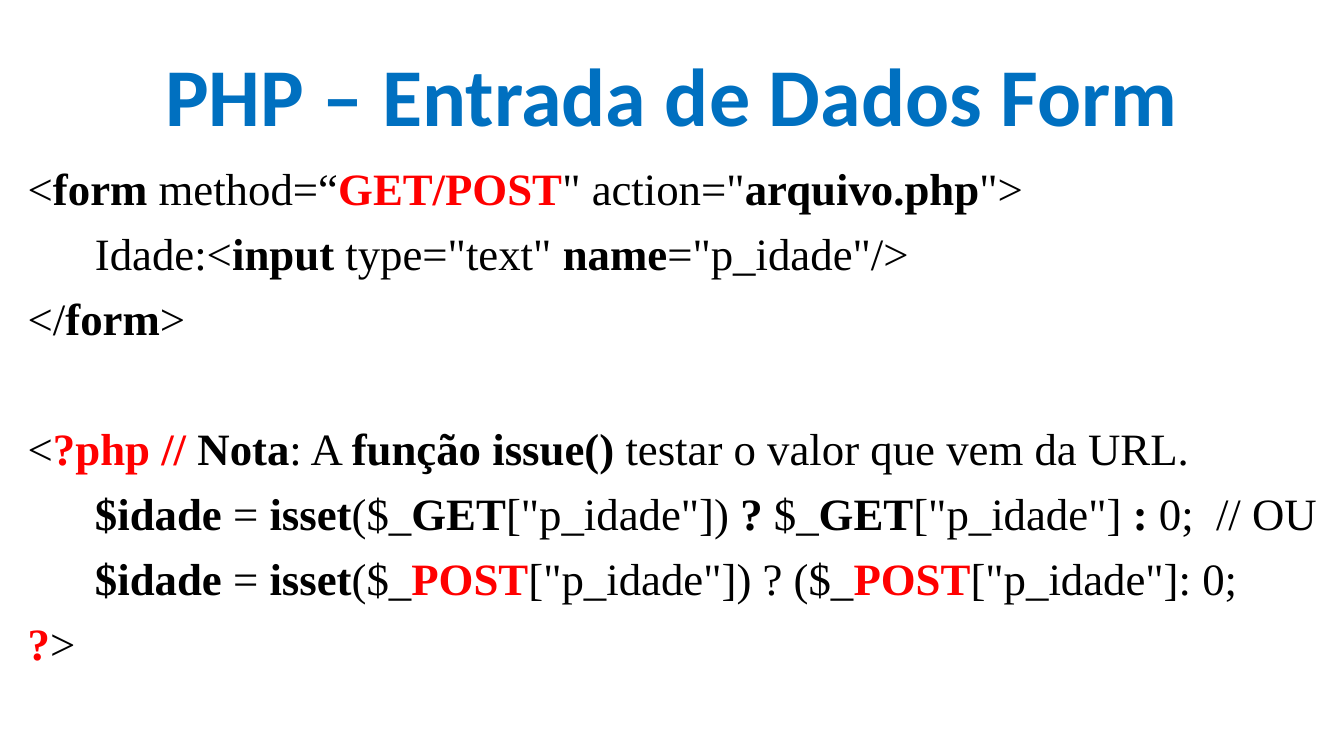
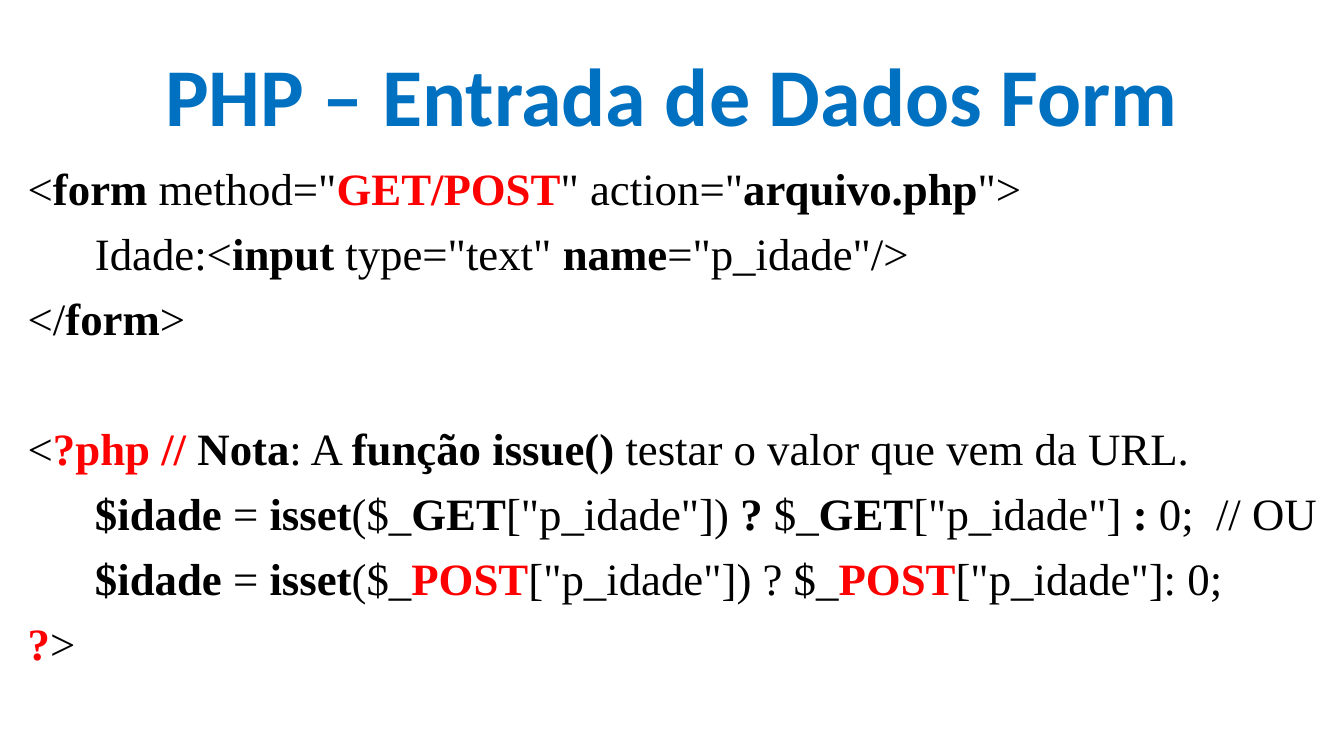
Before and after one commit to CloudEducationBrazil/WydenDesenvolvimentoWebPHP, a slide deck: slide 48 of 01 Classes/Aula 12 e 13 Desenvolvimento Web PHP - PHP.pptx. Drawn at 1344x756 pixels with LibreOffice and Linux fonts; fonts in the diff are those of the drawing; background and template pictures are left out. Boxes give left, top, right and bottom in pixels: in the first picture for what was removed or moved away, otherwise in the second. Text is boxed around its words. In the diff, an @@ line names an element or a change of style, - is before the commit and + after.

```diff
--- a/01 Classes/Aula 12 e 13 Desenvolvimento Web PHP - PHP.pptx
+++ b/01 Classes/Aula 12 e 13 Desenvolvimento Web PHP - PHP.pptx
@@ text at box(28, 173, 1021, 215): text changed @@
-<form method=“GET/POST" action="arquivo.php">
+<form method="GET/POST" action="arquivo.php">
@@ text at box(95, 562, 1222, 605): text changed @@
-$idade = isset($_POST["p_idade"]) ? ($_POST["p_idade"]: 0;
+$idade = isset($_POST["p_idade"]) ? $_POST["p_idade"]: 0;
```
Also in this commit, not shown: 7 other slides changed.
